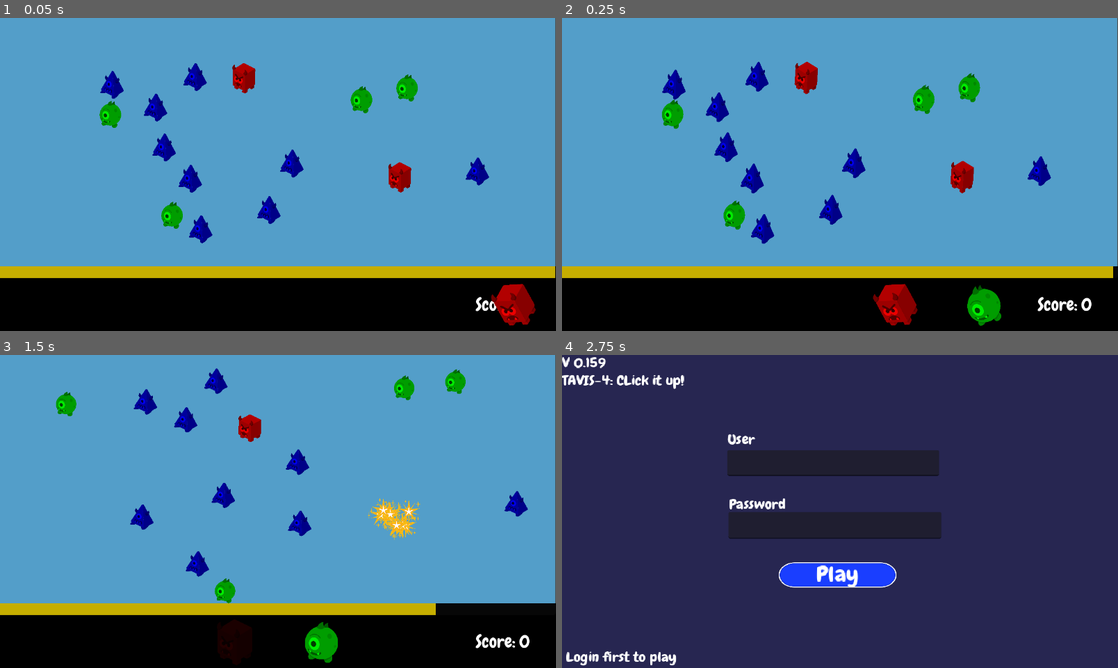
Above: before the commit, frames 1-4 (two rows, left to right).
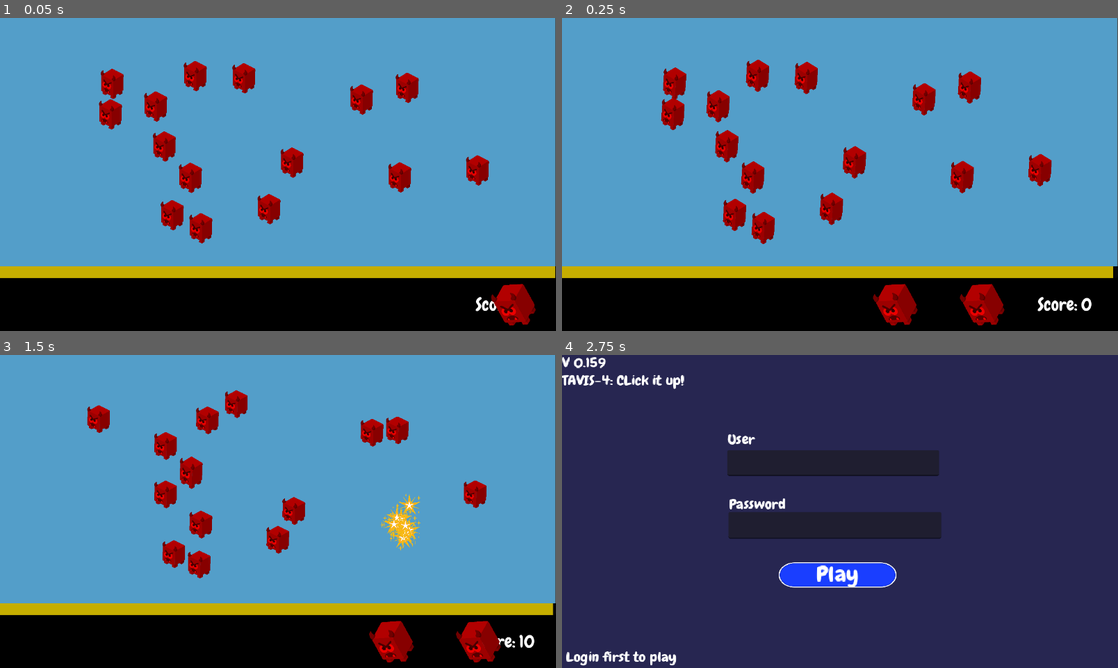
Above: after the commit, the same moments.

Repository: Hunter-Soft/Prototipo-MonstrosSA
Game: Godot game, scene res://Scenes/Level01Test.tscn
Two runs of this game, one before a commit and one after it. Both use one fixed random seed, a clock stepped at 60 frames per second and the inputs below. This scene is started directly instead of the project's main scene.
Inputs (mouse positions are in pixels of both pictures, inside the frame that each line leads up to):
- Up to frame 1 (0.05 s): no input
- Up to frame 2 (0.25 s): no input
- Up to frame 3 (1.5 s): tap Enter (ui_accept) at 0.5 s; drag from (111, 452) to (400, 514) at 0.52 s; drag from (394, 524) to (111, 448) at 1.27 s
- Up to frame 4 (2.75 s): move the mouse to (1051, 505) at 2.02 s; tap Tab (login) at 2.1 s; click (1051, 505) at 2.17 s

The runs differ from the first frame. In frame 1, 4.1% of the frame differs, in the area x 17-88%, y 13-73%; in frame 2, 5.2%; in frame 3, 10%, in the area x 10-100%, y 4-99%; in frame 4, nothing differs.

Commit message:
V0.161: Adição do ajuste de dificuldade

Diff:
--- a/tavis_4_project/Objects/Prefabs/monster2.tscn
+++ b/tavis_4_project/Objects/Prefabs/monster2.tscn
@@ -85,5 +85,6 @@
 sprite_frames = ExtResource("2_87a8t")
 
 [node name="AnimationPlayer" parent="." index="6" unique_id=700333192]
+root_node = NodePath("../feet_pivot")
 libraries/ = SubResource("AnimationLibrary_yo7ys")
 speed_scale = 2.0
--- a/tavis_4_project/Scenes/Level01Test.tscn
+++ b/tavis_4_project/Scenes/Level01Test.tscn
@@ -109,7 +109,7 @@
 chance_to_dupe = 0.1
 max_monsters = 15
 monsters_to_spawn = 15
-monster_pool_chance = Array[int]([1, 1, 3])
+monster_pool_chance = Array[int]([1, 0, 0])
 
 [node name="OrderManager" parent="." unique_id=264940256 instance=ExtResource("6_5ad2a")]
 position = Vector2(-640, -670)
--- a/tavis_4_project/Scenes/gameManager.gd
+++ b/tavis_4_project/Scenes/gameManager.gd
@@ -68,9 +68,12 @@
 	if current_phase < 5:
 		damage_per_second = 1
 		order_manager.order_size = 2
+		spawner_component.monster_pool_chance[0] = 1
 
 	elif current_phase < 10:
 		damage_per_second = 1.5
+		spawner_component.monster_pool_chance[0] = 2
+		spawner_component.monster_pool_chance[2] = 1
 		var rng = randf()
 		if rng < 0.6:
 			order_manager.order_size = 3
@@ -78,6 +81,10 @@
 			order_manager.order_size = 2
 
 	else:
+		spawner_component.monster_pool_chance[0] = 3
+		spawner_component.monster_pool_chance[1] = 1
+		spawner_component.monster_pool_chance[2] = 2
+
 		damage_per_second = 2
 		var rng = randf()
 		if rng < 1 && rng > 0.8:
--- a/tavis_4_project/spawnerComponent.gd
+++ b/tavis_4_project/spawnerComponent.gd
@@ -54,11 +54,6 @@
 func chooseMonsters() -> Array[PackedScene]:
 	var result: Array[PackedScene] = []
 	for i in range(monsters_to_spawn):
-		#if monster_list.size() >= max_monsters:
-			#print("ROLA!!!!!!!!!!!!!!!!")
-			#print(monster_list.size())
-			#return result
-
 		var total := 0
 		for chance in monster_pool_chance:
 			total += chance
@@ -71,8 +66,6 @@
 				result.append(monster_pool[j])
 				break
 	monsters_to_spawn = 0
-	#print("ROLA!!!!!!!!!!!!!!!!")
-	#print(monster_list.size())
 	return result
 
 func spawnEnemies(monster_to_spawn_list: Array[PackedScene]) -> void:
